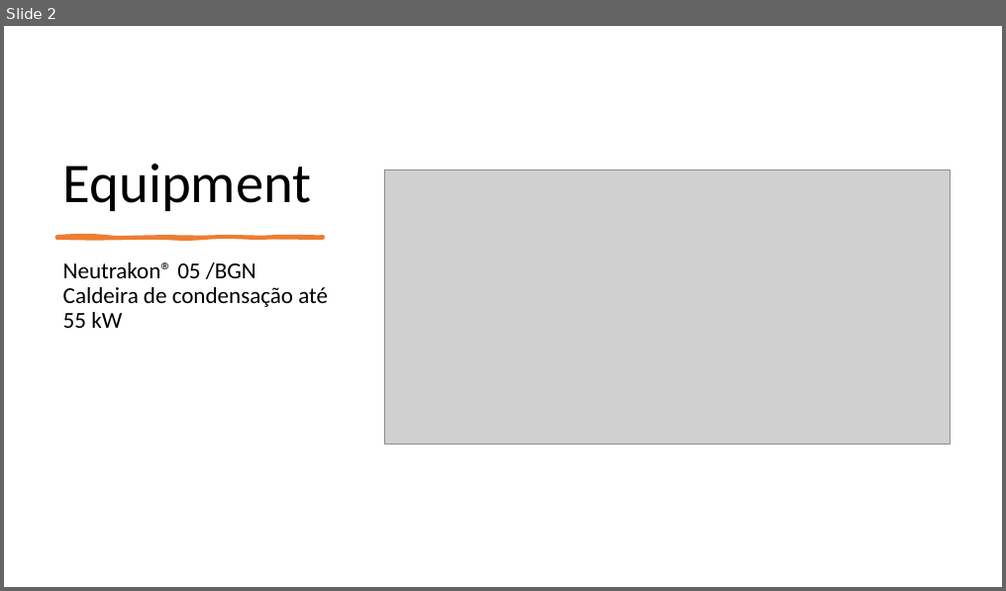
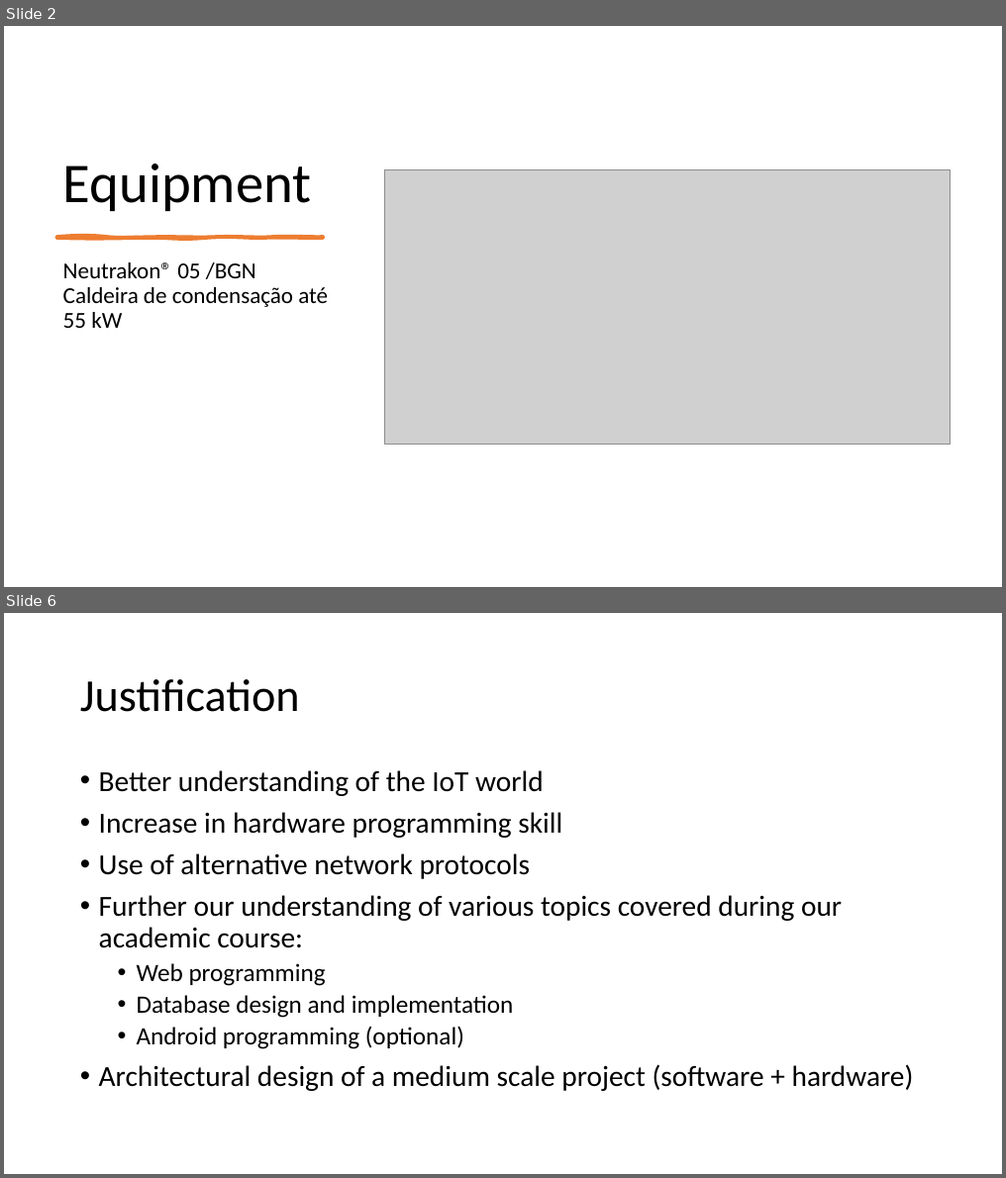
Before and after one commit to MiguelRocha2001/PS-Monitor-IoT-System, a slide deck: Presentation/Presentation.pptx. Shown one above the other, each under a label of ours: slide 2 before the commit, slides 2 and 6 after it; the slides between them are not shown. The pictures are 1006x591 and 1006x1178 pixels, drawn with LibreOffice and Linux fonts; fonts in the diff are those of the drawing; grey boxes stand for pictures. Boxes give left, top, right and bottom in pixels: in the first picture for what was removed or moved away, otherwise in the second. Text is boxed around its words. In the diff, an @@ line names an element or a change of style, - is before the commit and + after.

```diff
--- a/Presentation/Presentation.pptx
+++ b/Presentation/Presentation.pptx
@@ slide 6 added at (4,613,1002,1174), background #FFFFFF @@
@@ title added at (80,679,300,712), 44 pt, text #000000 @@
+Justification
@@ text added at (99,770,914,1091), 28 pt, text #000000 @@
+• Better understanding of the IoT world
+• Increase in hardware programming skill
+• Use of alternative network protocols
+• Further our understanding of various topics covered during our academic course:
+  • Web programming
+  • Database design and implementation
+  • Android programming (optional)
+• Architectural design of a medium scale project (software + hardware)
```
Also in this commit, not shown: 3 slides changed, 13 other slides added, 20 other files.
